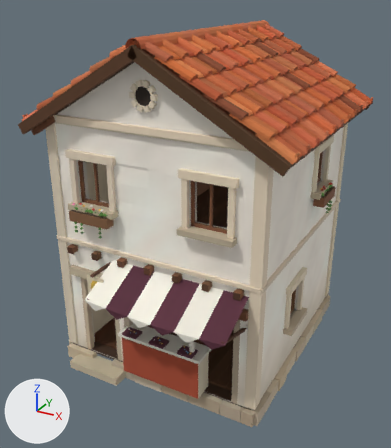
An edit to the glTF model godot/assets/kit/houses/shop_jeweler.glb, drawn before and after from the same camera.
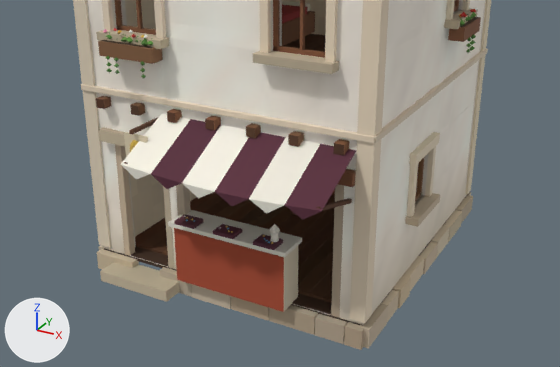
Each version appears first whole from a 50 mm camera at (4.14, -8.06, 6.2) aimed at (-0.03, -0.48, 2.41), and next in a close-up from a 50 mm camera at (4.4, -8.53, 4.97) aimed at (0.23, -0.95, 1.18). The axes (+X, +Y, +Z) are drawn at lower left. The lights are the same throughout. The last two pictures show the newer version. Vertices at exactly the same position are counted once.

Objects in the first close-up: 'House', 'Rooms', 'Walls'.
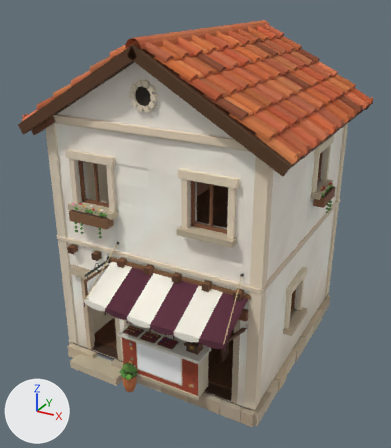
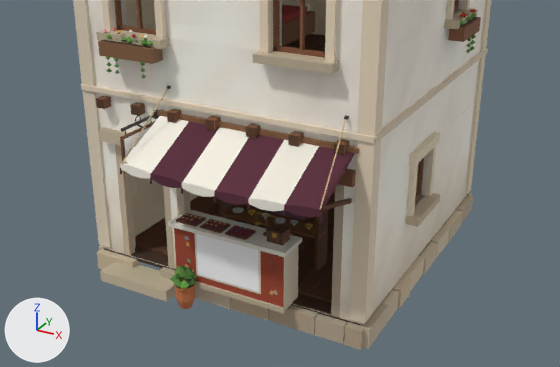
The change, as a list of edits to the scene's bpy script:
```text
Add mat_civsign:
    mat_civsign = bpy.data.materials.new('CivSign')
    # uses the picture img_civ_white
Add mat_civcloth:
    mat_civcloth = bpy.data.materials.new('CivCloth')
    # uses the picture img_civ_white
Add mat_civwood:
    mat_civwood = bpy.data.materials.new('CivWood')
    # uses the picture img_civ_white
Change me_house:
    used by ob_house; location = (0.0, 0.0, 0.0)
    remove me_house.from_pydata(...)  # 5903 vertices, 7822 faces; spans x -2.22..2.22, y -2.72..2.2, z -0.02..5.61
    add me_house.from_pydata(...)  # 9274 vertices, 13480 faces; spans x -2.22..2.22, y -2.74..2.2, z -0.02..5.61
    me_house part 1: a new loose piece, a box spanning x -0.52..0.952, y -2.17..-2.13, z 0.24..0.3, in mat_civkit
    me_house part 2: a new loose piece, a box spanning x -0.214..0.646, y -2.145..-2.139, z 0.3834..0.9734, in mat_civkit
    me_house part 3: the loose piece of 8 vertices spanning x -0.45..-0.19, y -2.19..-1.99, z 1.01..1.05 is scaled about its middle by (-0.2, 0.03, -0.861), then moved by (0.04, -0.05, -0.61)
    me_house part 4: the loose piece of 8 vertices spanning x 0.58..0.84, y -2.19..-1.99, z 1.01..1.05 is scaled about its middle by (0.18, 0.03, 1.03), then moved by (0.11, -0.05, -0.26)
    me_house part 5: the loose piece of 8 vertices spanning x -0.78..-0.74, y -2.45..-1.95, z 2.12..2.16 is multiplied about its middle by the matrix ((-0.257, 0.0, 0.0), (0.0, -0.201, -0.161), (0.0, -0.161, 0.201)), then moved by (0.26, 0.22, -0.32)
    me_house part 6: 17 loose pieces with 144 vertices, spanning x -0.91..0.8, y -2.43..-2.03, z 1.05..2.09, are deleted
    me_house part 7: 1 vertex moved within x 0.07, y -1.99, z 1.05; 58 vertices removed from x -0.7..1.64, y -2.72..-1.99, z 1.01..2.11; 2261 vertices added at x -0.81..1.68, y -2.74..-1.87, z 0.0..2.56
    me_house part 8: 1048 vertices added at x -0.48..0.89, y -1.22..-0.96, z 0.24..1.57
    me_house part 9: 26 kept faces spanning x -0.67..1.62, y -2.71..-1.96, z 0.24..1.9 get new vertex colours; the middle colour goes from brown #5c3d23 to brown #5c3720
    other edits to the shape of me_house do not show in these pictures
    add me_house.materials.append(mat_civwood)
    add me_house.materials.append(mat_civcloth)
    add me_house.materials.append(mat_civsign)
```

Changed parts and their boxes [x1, y1, x2, y2] in the close-ups (560 x 367 px; the box of a moved part takes in the faces that stretch with it):
part 1 of me_house, added (brown)
    after: [182, 279, 286, 314]
part 2 of me_house, added
    after: [194, 233, 261, 294]
part 3 of me_house, moved or reshaped (not visible afterwards)
    before: [174, 214, 204, 229]
part 4 of me_house, moved or reshaped
    before: [253, 234, 283, 250]
    after: [272, 266, 277, 270]
part 5 of me_house, moved or reshaped (not visible afterwards)
    before: [129, 117, 158, 135]
part 6 of me_house, deleted
    before: [124, 132, 273, 244]
part 7 of me_house, built on
    before: [121, 114, 356, 242]
    after: [120, 85, 359, 309]
part 8 of me_house, added (brown)
    after: [219, 200, 329, 271]
part 9 of me_house, recoloured
    both: [124, 162, 329, 307]
